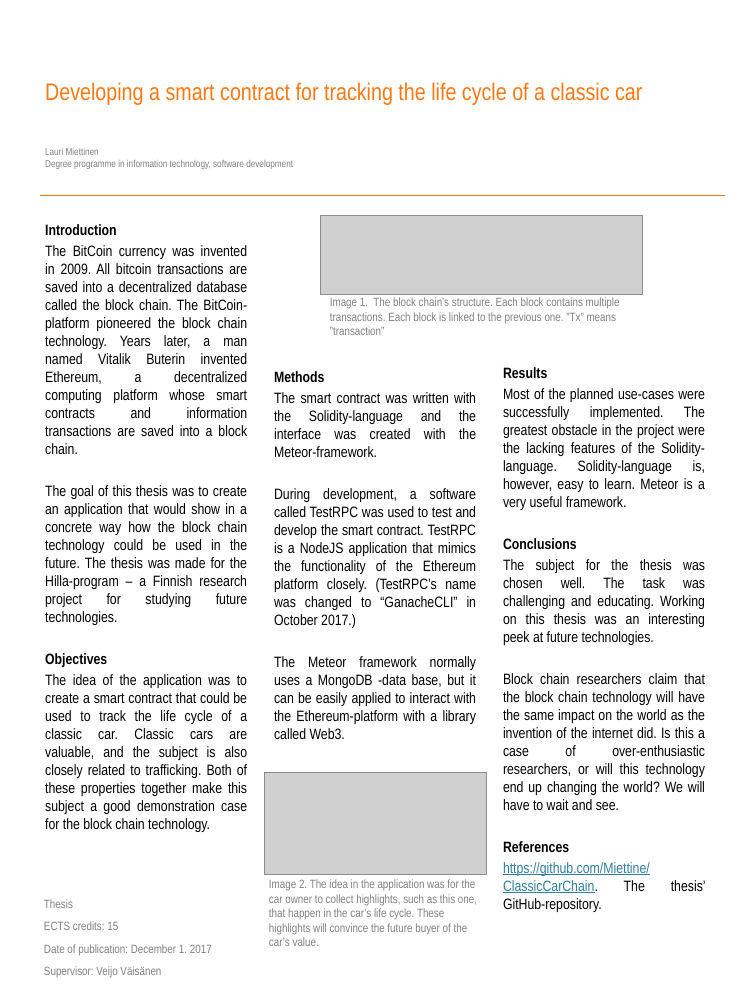
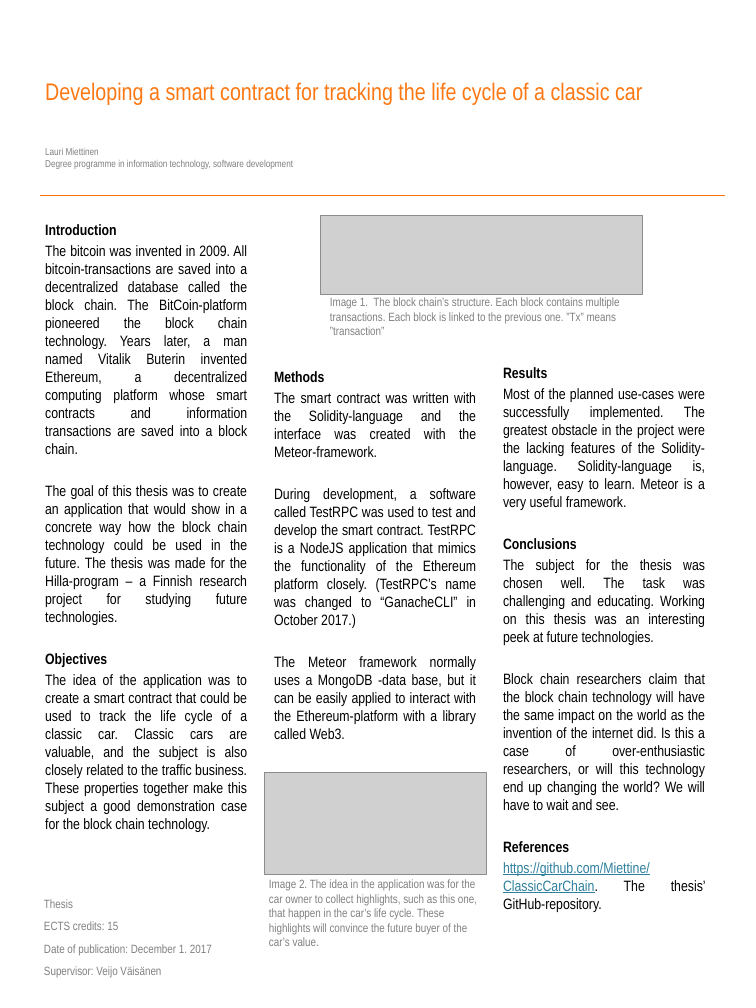
Before and after one commit to Miettine/ClassicCarChain, a slide deck: slide 1 of Dokumentaatio/miettinen-lauri-thesis-poster.pptx. Drawn at 756x1008 pixels with LibreOffice and Linux fonts; fonts in the diff are those of the drawing; grey boxes stand for pictures; background and template pictures are left out. Boxes give left, top, right and bottom in pixels: in the first picture for what was removed or moved away, otherwise in the second. Text is boxed around its words. In the diff, an @@ line names an element or a change of style, - is before the commit and + after.

```diff
--- a/Dokumentaatio/miettinen-lauri-thesis-poster.pptx
+++ b/Dokumentaatio/miettinen-lauri-thesis-poster.pptx
@@ text at [45, 245, 248, 454]: text changed @@
-The BitCoin currency was invented in 2009. All bitcoin transactions are saved into a decentralized database called the block chain. The BitCoin-platform pioneered the block chain technology. Years later, a man named Vitalik Buterin invented Ethereum, a decentralized computing platform whose smart contracts and information transactions are saved into a block chain.
+The bitcoin was invented in 2009. All bitcoin-transactions are saved into a decentralized database called the block chain. The BitCoin-platform pioneered the block chain technology. Years later, a man named Vitalik Buterin invented Ethereum, a decentralized computing platform whose smart contracts and information transactions are saved into a block chain.
@@ text at [45, 674, 248, 832]: text changed @@
-The idea of the application was to create a smart contract that could be used to track the life cycle of a classic car. Classic cars are valuable, and the subject is also closely related to trafficking. Both of these properties together make this subject a good demonstration case for the block chain technology.
+The idea of the application was to create a smart contract that could be used to track the life cycle of a classic car. Classic cars are valuable, and the subject is also closely related to the traffic business. These properties together make this subject a good demonstration case for the block chain technology.
```
